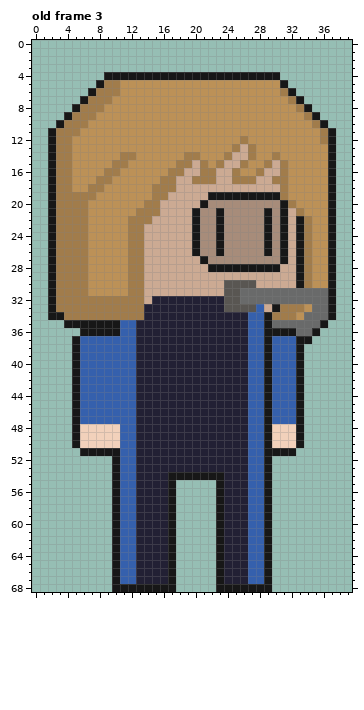
Animated GIF sprite -- Juegos/Cloacas_JuegoJean/imagenes/AnnaMujal.gif. The picture above is the old version.
The file is 80x80 pixels, 4 frames. Shown: old frame 3. The old version is drawn lined up with the new one, on the new canvas. The commit also changed other frames, which this record leaves out.
Once edited:
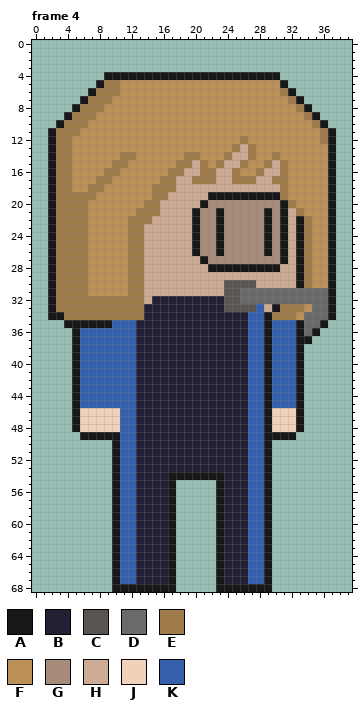
Palette (. is transparent): A #171717  B #222034  C #595652  D #696a6a  E #a17c4b  F #bc9157  G #a78c7a  H #ccaa93  J #f2d1bb  K #3560ad
Edits made:
canvas 80x80 -> 40x69, the old top-left corner now at -21,-7 (the part of the old canvas that was cut away was empty and is not shown)
frames 4 -> 6
--- frame 4 against old frame 3
@@ x 0..39 @@
 34 ..AAEEEEEEEEEEBBBBBBBBBBBBBKKAEEEFDDDA..
-35 ....AAAAAAAKKBBBBBBBBBBBBBBKKADDDDDDA...
-36 ......AAAAAKKBBBBBBBBBBBBBBKKAAAADDA....
+35 ....AAAAAAKKKBBBBBBBBBBBBBBKKAKKKADDA...
+36 .....AKKKKKKKBBBBBBBBBBBBBBKKAKKKADA....
 37 .....AKKKKKKKBBBBBBBBBBBBBBKKAKKKAA.....
@@ x 0..39 @@
 45 .....AKKKKKKKBBBBBBBBBBBBBBKKAKKKA......
-46 .....AKKKKKKKBBBBBBBBBBBBBBKKAKKKA......
-47 .....AKKKKKKKBBBBBBBBBBBBBBKKAKKKA......
+46 .....AJJJJJKKBBBBBBBBBBBBBBKKAJJJA......
+47 .....AJJJJJKKBBBBBBBBBBBBBBKKAJJJA......
 48 .....AJJJJJKKBBBBBBBBBBBBBBKKAJJJA......
-49 .....AJJJJJKKBBBBBBBBBBBBBBKKAJJJA......
-50 .....AJJJJJKKBBBBBBBBBBBBBBKKAJJJA......
-51 ......AAAAAKKBBBBBBBBBBBBBBKKAAAA.......
+49 ......AAAAAKKBBBBBBBBBBBBBBKKAAAA.......
+50 ..........AKKBBBBBBBBBBBBBBKKA..........
+51 ..........AKKBBBBBBBBBBBBBBKKA..........
 52 ..........AKKBBBBBBBBBBBBBBKKA..........
Changed places in both pictures, as pixel boxes (x1, y1, x2, y2):
changed: (72, 320, 120, 336)
changed: (272, 320, 304, 336)
changed: (72, 408, 120, 456)
changed: (272, 408, 304, 456)
